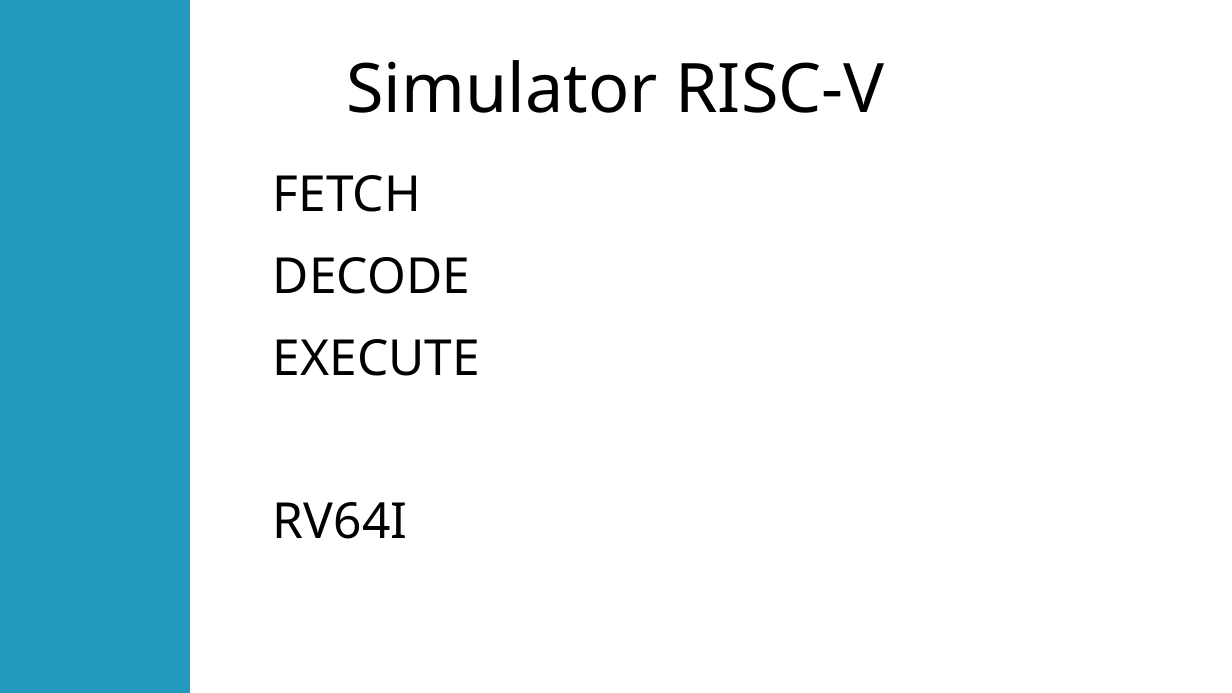
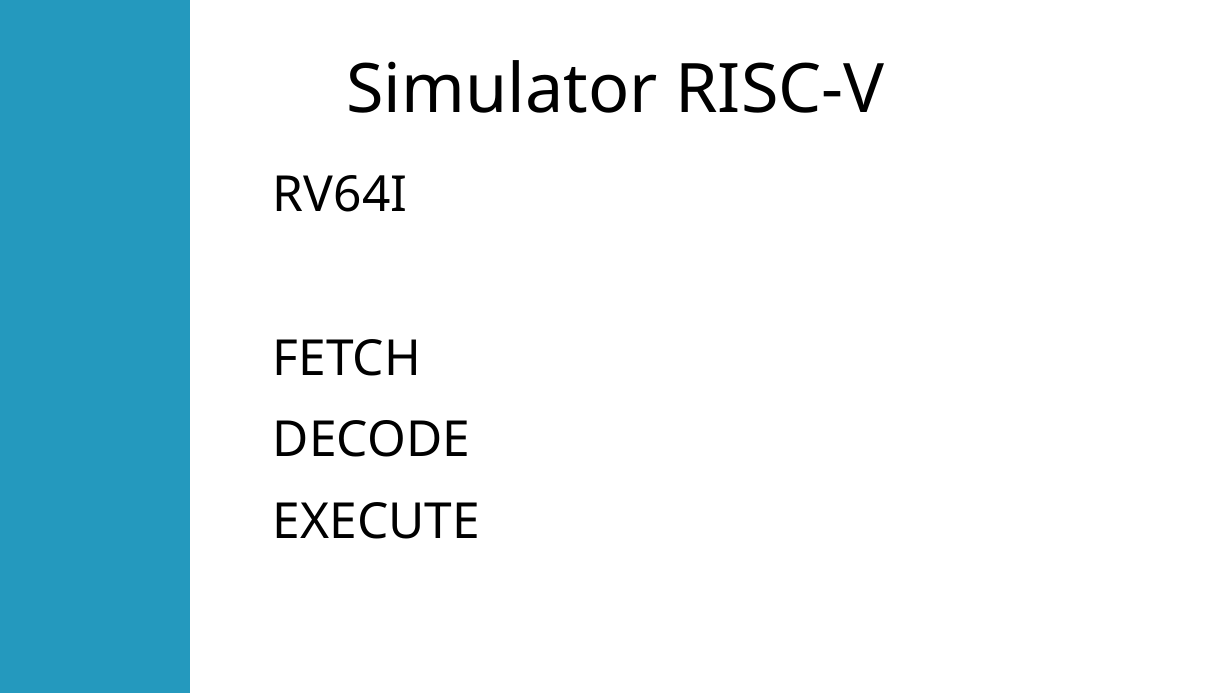
Before and after one commit to DancauRares-Andrei/proiect-Disertatie, a slide deck: slide 9 of Documentatie/Prezentare.odp (slide 8 before the commit). Drawn at 1232x693 pixels with LibreOffice and Linux fonts; fonts in the diff are those of the drawing. Boxes give left, top, right and bottom in pixels: in the first picture for what was removed or moved away, otherwise in the second. Text is boxed around its words. In the diff, an @@ line names an element or a change of style, - is before the commit and + after.

```diff
--- a/Documentatie/Prezentare.odp
+++ b/Documentatie/Prezentare.odp
@@ text at [273, 175, 407, 212]: paragraph added @@
+RV64I
@@ text at [273, 502, 407, 539]: paragraph removed @@
-RV64I
```
Also in this commit, not shown: 2 other slides changed, 1 slide added, 1 other file.
